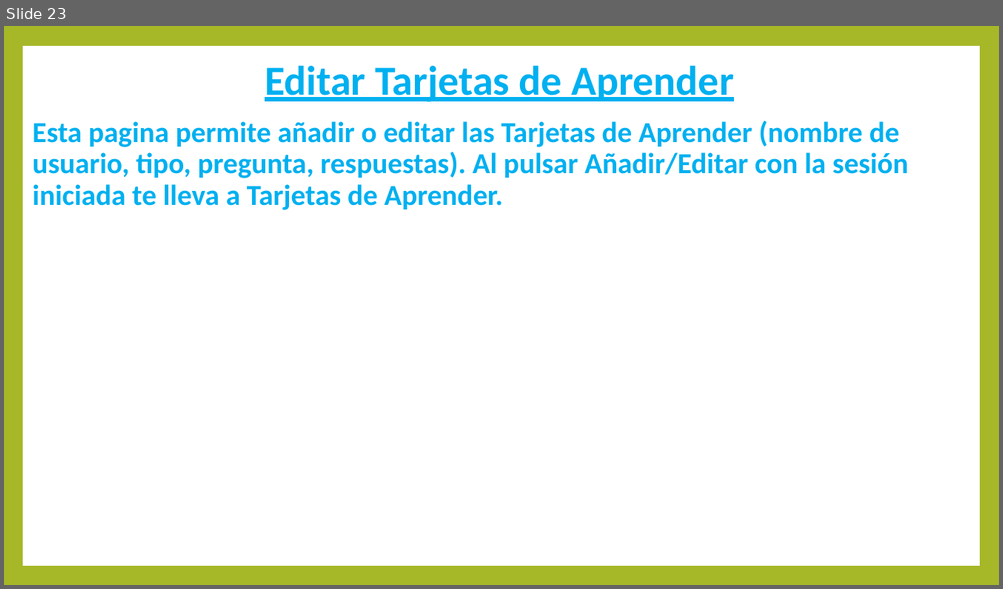
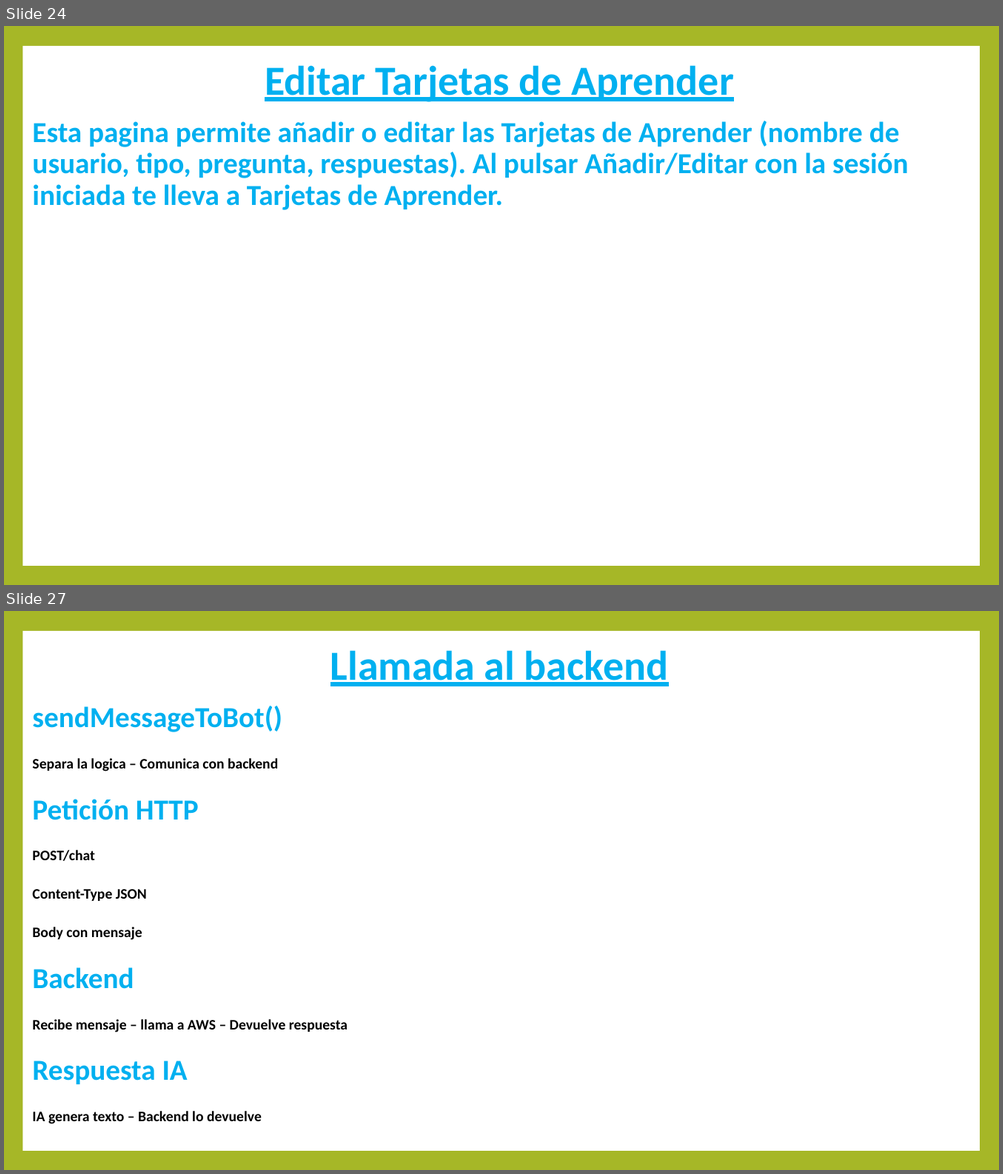
Before and after one commit to DavidCorredorMiguel/proyectogrupo2, a slide deck: Presentacion Tech Learn.pptx. Shown one above the other, each under a label of ours: slide 23 before the commit, slides 24 and 27 after it; the slides between them are not shown. The pictures are 1003x589 and 1003x1174 pixels, drawn with LibreOffice and Linux fonts; fonts in the diff are those of the drawing. Boxes give left, top, right and bottom in pixels: in the first picture for what was removed or moved away, otherwise in the second. Text is boxed around its words. In the diff, an @@ line names an element or a change of style, - is before the commit and + after.

```diff
--- a/Presentacion Tech Learn.pptx
+++ b/Presentacion Tech Learn.pptx
@@ slide 27 added at bbox=[4, 611, 999, 1170], background #A6B727; not listed: 1 template element that a slide beside it also shows @@
@@ title added at bbox=[330, 650, 668, 686], 40 pt, text #00B0F0, bold, underline @@
+Llamada al backend
@@ text added at bbox=[32, 706, 347, 1125], 14 pt, text #000000, bold @@
+sendMessageToBot()
+Separa la logica – Comunica con backend
+Petición HTTP
+POST/chat
+Content-Type JSON
+Body con mensaje
+Backend
+Recibe mensaje – llama a AWS – Devuelve respuesta
+Respuesta IA
+IA genera texto – Backend lo devuelve
@@ what was slide 23 is now slide 24 @@
```
Also in this commit, not shown: 20 other slides changed, 5 other slides added, 6 other files.
